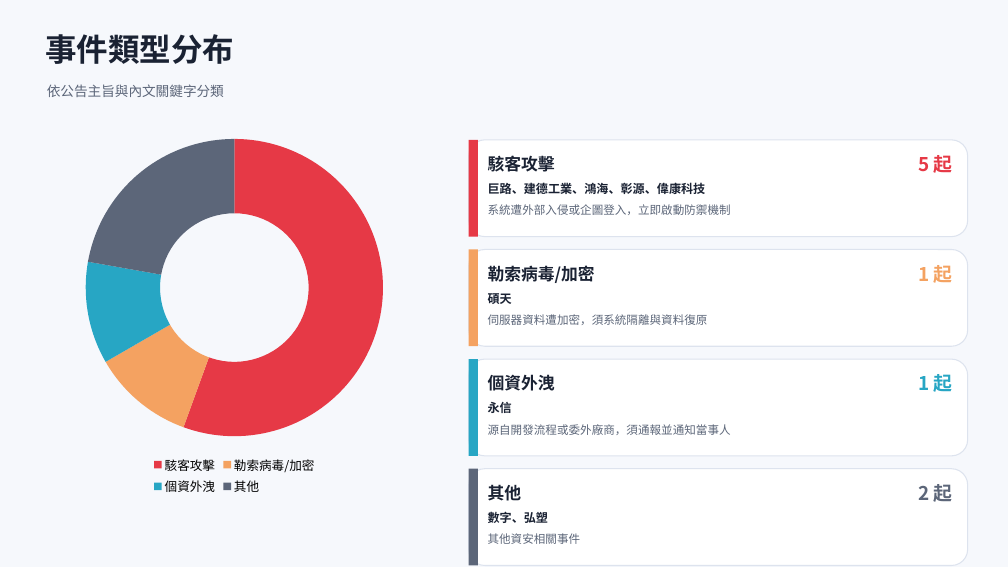
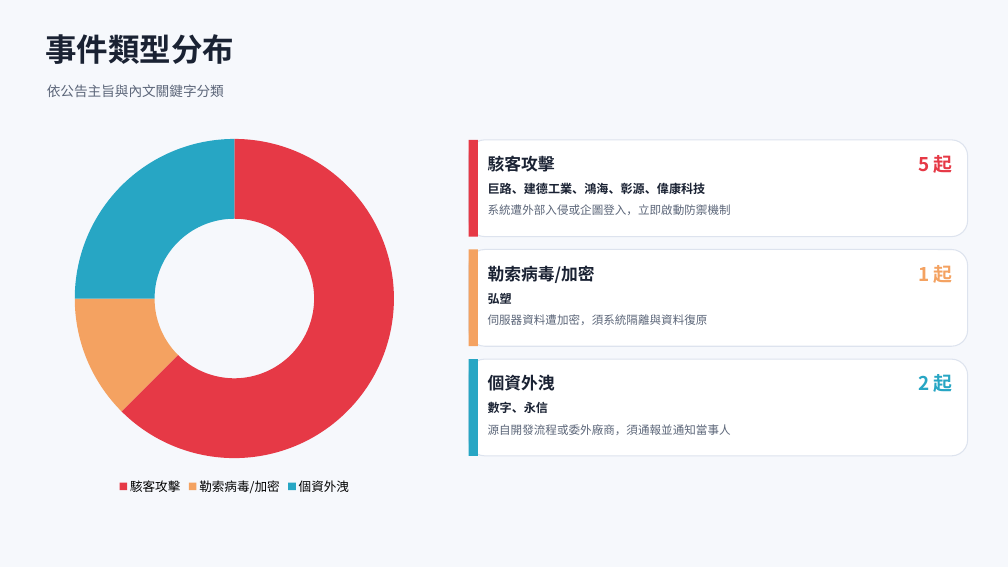
Before and after one commit to Johnnylin77/mops-isec-monitor, a slide deck: slide 3 of 資安事件因應分析.pptx. Drawn at 1008x567 pixels with LibreOffice and Linux fonts; fonts in the diff are those of the drawing. Boxes give left, top, right and bottom in pixels: in the first picture for what was removed or moved away, otherwise in the second. Text is boxed around its words. In the diff, an @@ line names an element or a change of style, - is before the commit and + after.

```diff
--- a/資安事件因應分析.pptx
+++ b/資安事件因應分析.pptx
@@ doughnut chart at <box>38,129,431,499</box> @@
-categories: 駭客攻擊, 勒索病毒/加密, 個資外洩, 其他
+categories: 駭客攻擊, 勒索病毒/加密, 個資外洩
-Series 1: 56, 11, 11, 22
+Series 1: 62, 12, 25
@@ text at <box>488,290,512,306</box>: text changed @@
-碩天
+弘塑
@@ text at <box>918,374,953,392</box>: text changed @@
-1 起
+2 起
@@ text at <box>488,401,548,413</box>: text changed @@
-永信
+數字、永信
@@ rounded rectangle removed at <box>469,469,968,566</box> @@
@@ rectangle removed at <box>469,469,478,566</box> @@
@@ text removed at <box>488,484,522,501</box> @@
-其他
@@ text removed at <box>918,484,953,502</box> @@
-2 起
@@ text removed at <box>488,511,548,523</box> @@
-數字、弘塑
@@ text removed at <box>488,533,581,544</box> @@
-其他資安相關事件
```
Also in this commit, not shown: 4 other slides changed, 1 slide removed, 2 other files.
